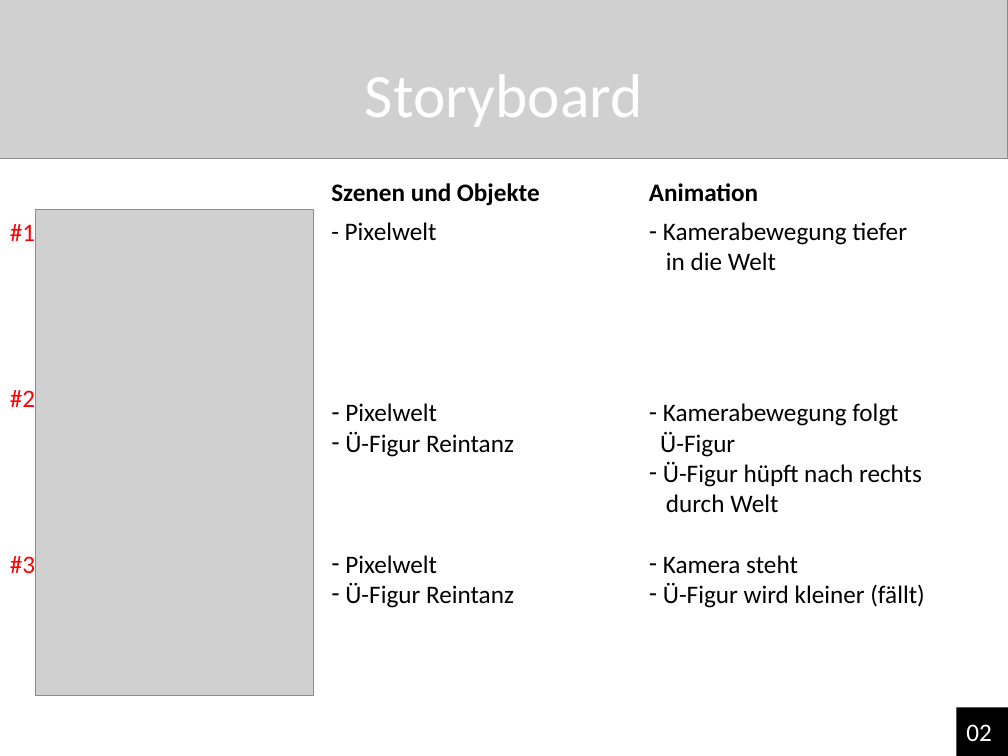
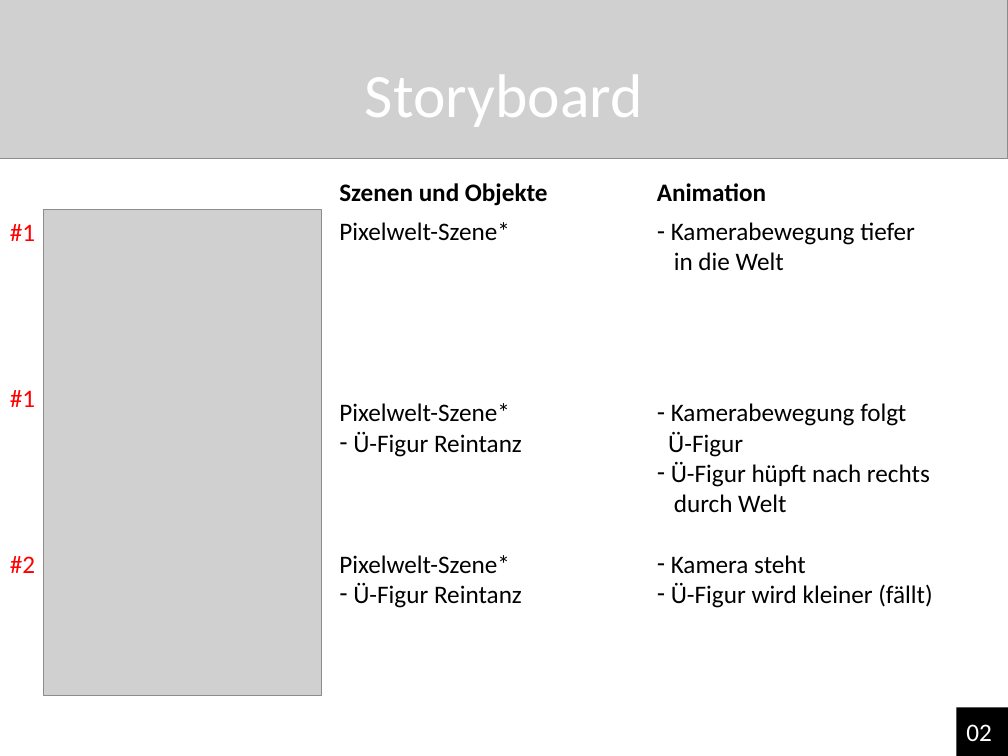
Before and after one commit to NReintanz/Pixie, a slide deck: slide 3 of 00_Organsiatorisches/Pixie‘s großes Abenteuer.pptx. Drawn at 1008x756 pixels with LibreOffice and Linux fonts; fonts in the diff are those of the drawing; grey boxes stand for pictures. Boxes give left, top, right and bottom in pixels: in the first picture for what was removed or moved away, otherwise in the second. Text is boxed around its words. In the diff, an @@ line names an element or a change of style, - is before the commit and + after.

```diff
--- a/00_Organsiatorisches/Pixie‘s großes Abenteuer.pptx
+++ b/00_Organsiatorisches/Pixie‘s großes Abenteuer.pptx
@@ text at (339,222,510,421): text changed @@
-- Pixelwelt
-– Pixelwelt
+Pixelwelt-Szene*
+Pixelwelt-Szene*
@@ 3 texts, 1 picture: place and size @@
-3 texts, 1 picture at (35,183,925,696)
+3 texts, 1 picture at (43,183,933,696)
@@ text at (10,390,35,407): text changed @@
-#2
+#1
@@ text at (10,556,35,573): text changed @@
-#3
+#2
@@ text at (339,555,510,573): text changed @@
-– Pixelwelt
+Pixelwelt-Szene*
```
Also in this commit, not shown: 8 other slides changed, 3 other files.
